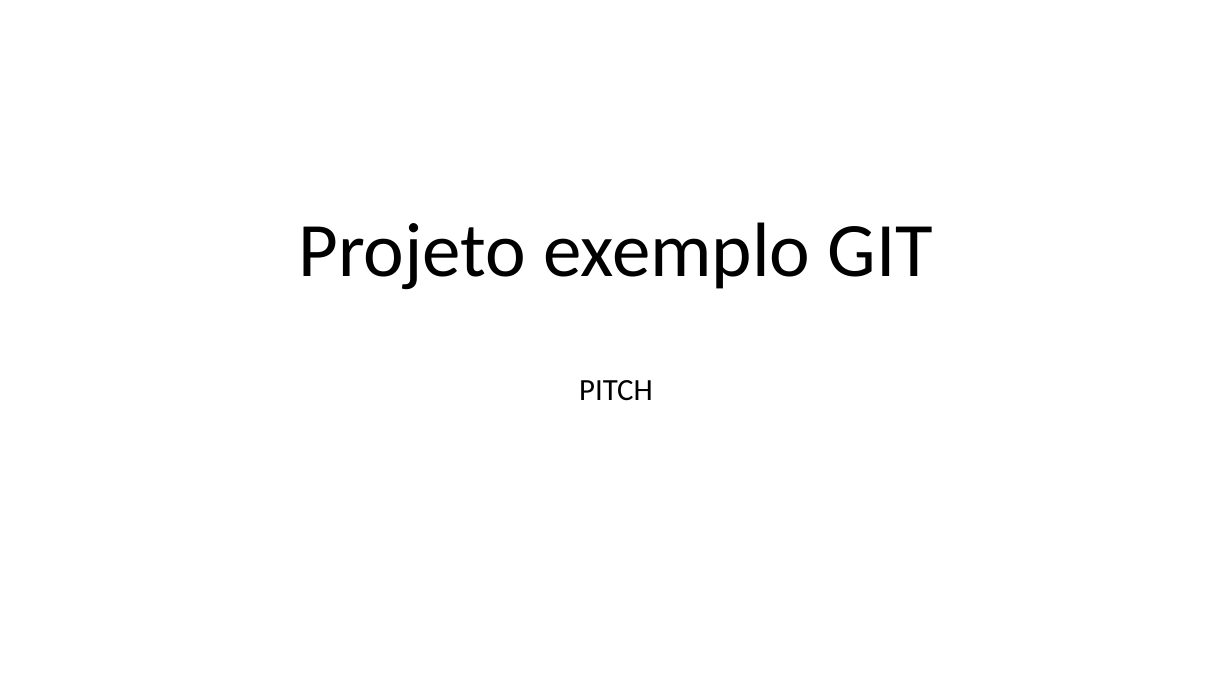
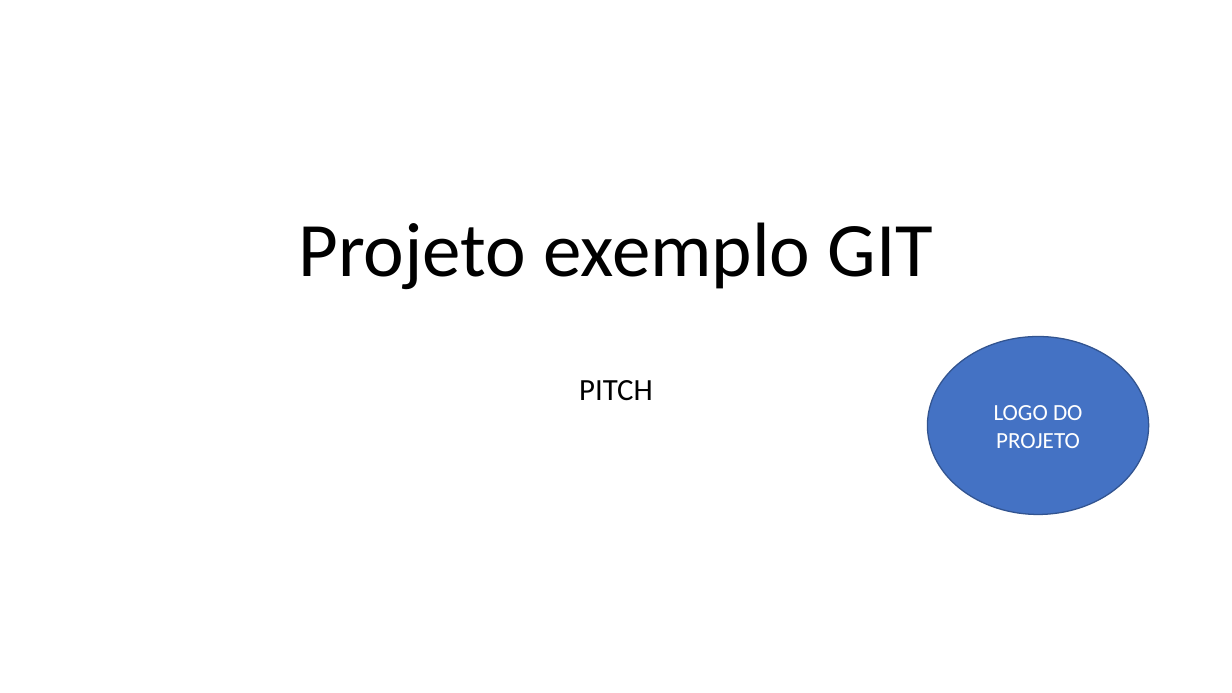
Before and after one commit to zanee7/2TDSPJ-2024-ExemploGit, a slide deck: slide 1 of PastaDocumentos/PITCH.pptx. Drawn at 1232x693 pixels with LibreOffice and Linux fonts; fonts in the diff are those of the drawing. Boxes give left, top, right and bottom in pixels: in the first picture for what was removed or moved away, otherwise in the second. Text is boxed around its words. In the diff, an @@ line names an element or a change of style, - is before the commit and + after.

Commit message:
Versão final PITCH

```diff
--- a/PastaDocumentos/PITCH.pptx
+++ b/PastaDocumentos/PITCH.pptx
@@ ellipse added at (x1=928, y1=336, x2=1150, y2=515), fill #4472C4, outline #325491 1 pt, 18 pt, text #FFFFFF @@
+LOGO DO PROJETO
```
